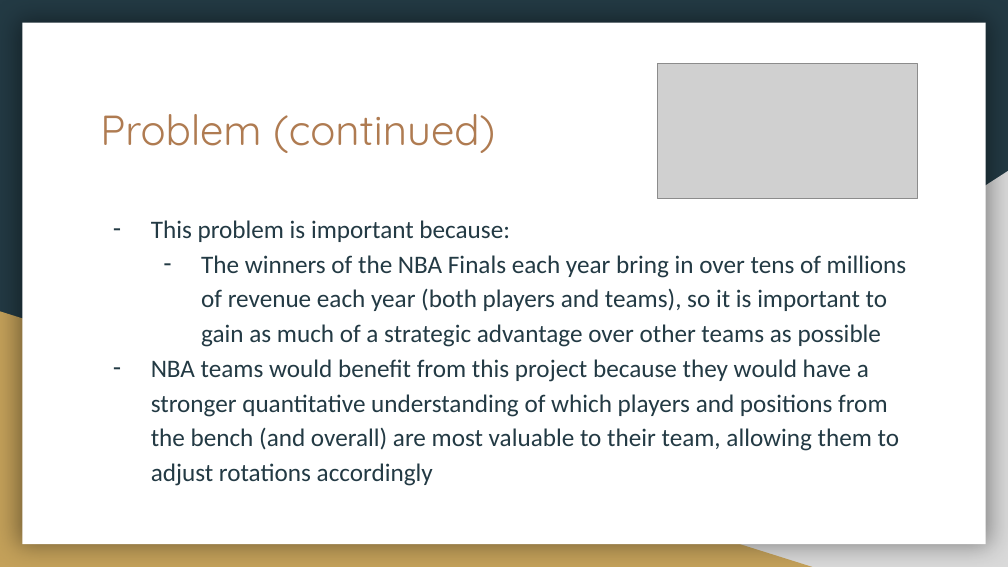
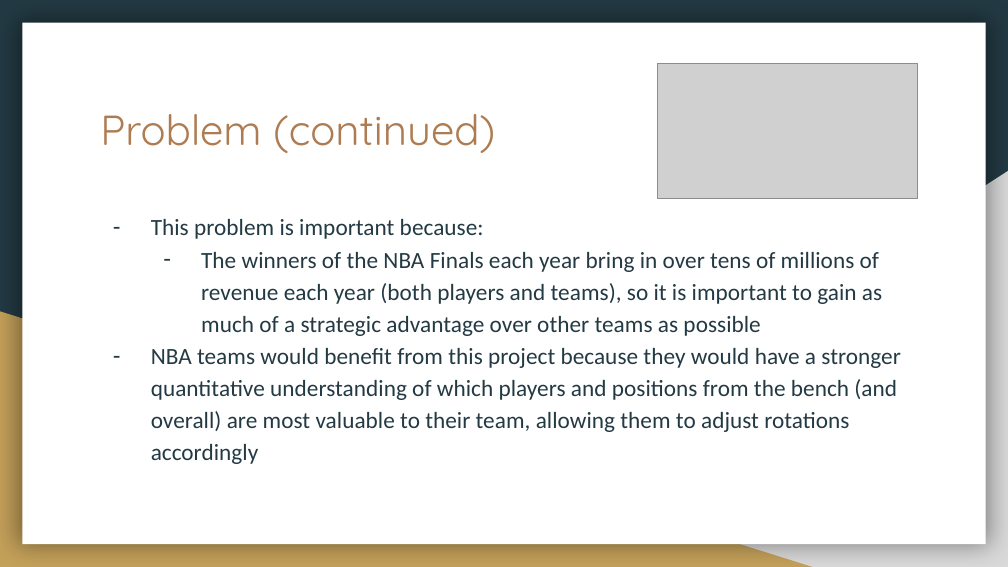
Before and after one commit to augustinexu/IS517_Project, a slide deck: slide 4 of final-project.pptx. Drawn at 1008x567 pixels with LibreOffice and Linux fonts; fonts in the diff are those of the drawing; grey boxes stand for pictures. Boxes give left, top, right and bottom in pixels: in the first picture for what was removed or moved away, otherwise in the second. Text is boxed around its words. In the diff, an @@ line names an element or a change of style, - is before the commit and + after.

```diff
--- a/final-project.pptx
+++ b/final-project.pptx
@@ text "This problem is important because:" at [151,219,901,464]: size 18 to 16.6 pt @@
```
Also in this commit, not shown: 2 other slides changed, 6 other files.
